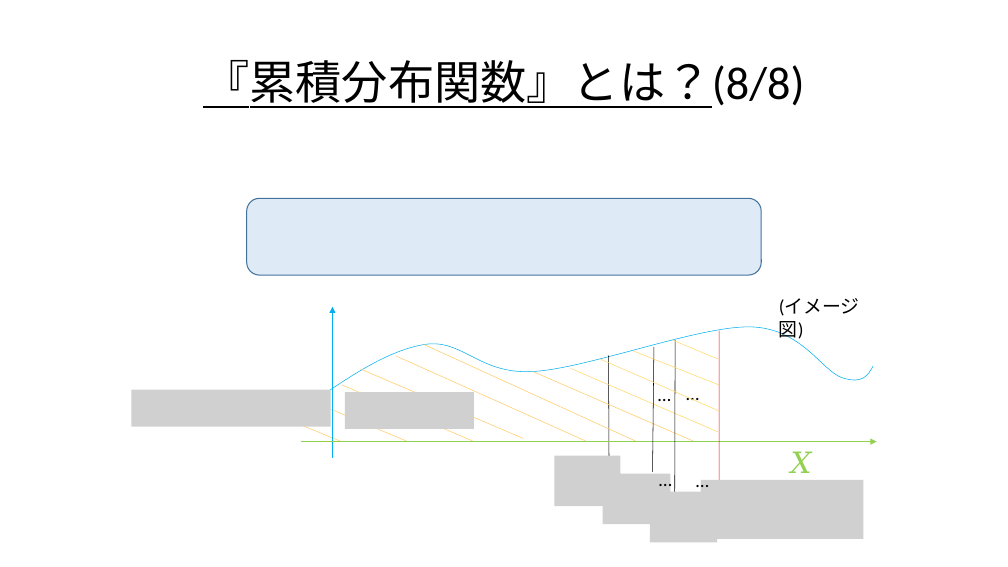
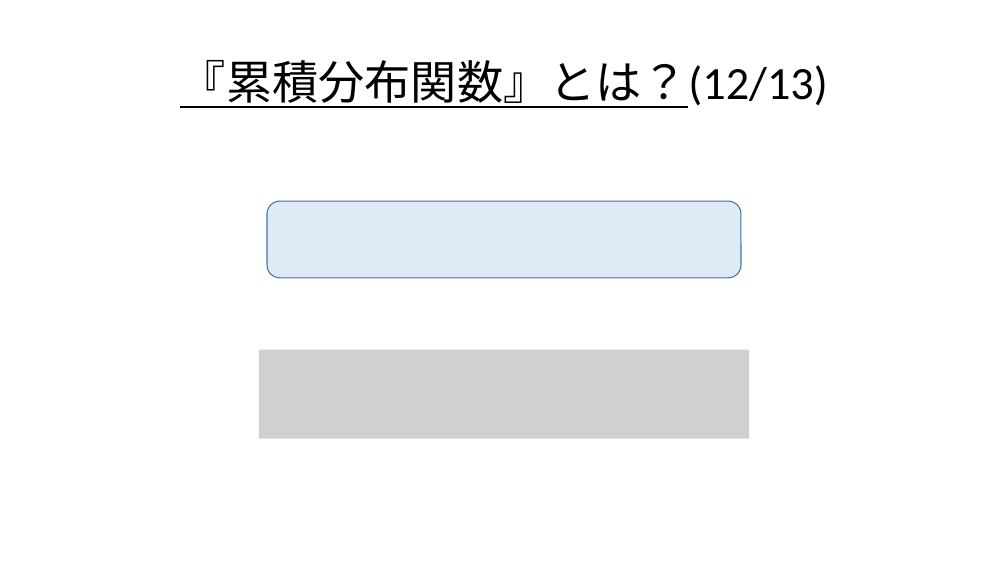
Before and after one commit to Ryo-KATAYAMA/Senior_Project, a slide deck: slide 85 of Chapter4_1.pptx (slide 71 before the commit). Drawn at 1008x567 pixels with LibreOffice and Linux fonts; fonts in the diff are those of the drawing; grey boxes stand for pictures. Boxes give left, top, right and bottom in pixels: in the first picture for what was removed or moved away, otherwise in the second. Text is boxed around its words. In the diff, an @@ line names an element or a change of style, - is before the commit and + after.

```diff
--- a/Chapter4_1.pptx
+++ b/Chapter4_1.pptx
@@ title at (x1=180, y1=60, x2=828, y2=108): text changed @@
-『累積分布関数』とは？(8/8)
+『累積分布関数』とは？(12/13)
@@ rounded rectangle resized from (x1=247, y1=198, x2=761, y2=275) to (x1=267, y1=201, x2=741, y2=278) @@
@@ text removed at (x1=779, y1=298, x2=860, y2=342) @@
-(イメージ図)
@@ picture added at (x1=259, y1=350, x2=749, y2=439) @@
@@ group removed at (x1=132, y1=307, x2=876, y2=542): 15 lines, 6 pictures, 5 texts, 2 arrows, 1 freeform shape @@
-𝑋
-…
-…
-…
-…
```
Also in this commit, not shown: 56 other slides changed, 22 slides added, 4 slides removed.
